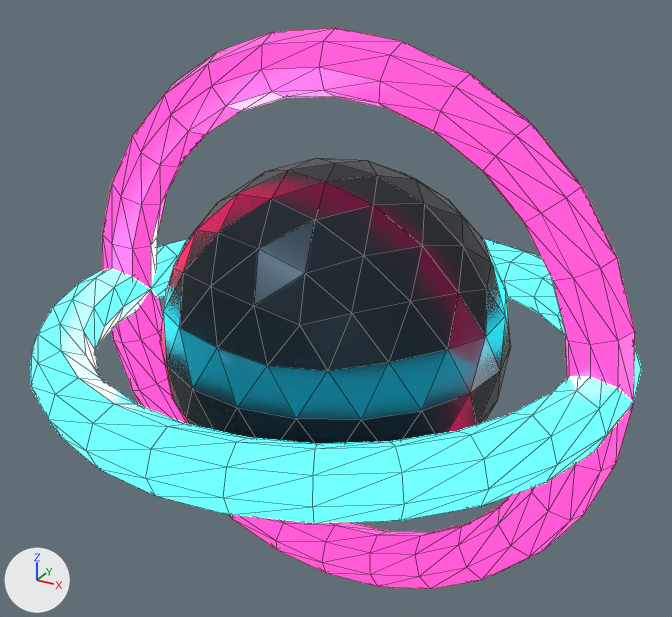
An edit to the glTF model public/assets/art/environment/grapple-anchor.glb, drawn before and after from the same camera.
One viewpoint serves both versions: a camera (50 mm lens) standing at (0.897, -1.628, 0.871) and looking at (-0.009, 0.019, 0.048). Lighting does not change. The marker at lower left points along +X, +Y and +Z. The picture after the commit comes second. Mesh edges are drawn as thin lines. Where no turn or scale is listed for an object, it has been applied to the vertices.

The first picture shows 'grapple_anchor_surface_00', 'grapple_anchor_surface_01', 'grapple_anchor_surface_02'.
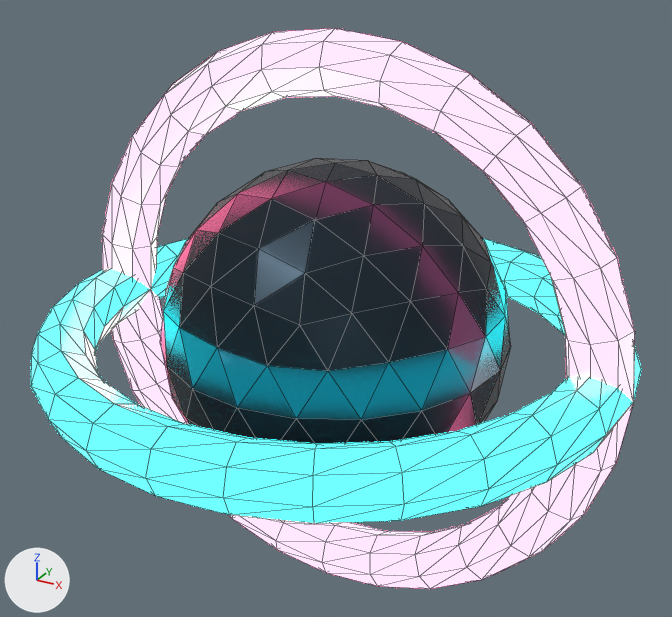
Scene script edits in JSON lines:
```json
{"op": "set", "path": "mat_roof_magenta.emission_color", "old": "(1.0, 0.02, 0.14)", "new": "(1.0, 0.176, 0.333)", "note": "pink #ff2769 -> pink #ff749c"}
```

Changed parts and their boxes (x1, y1, x2, y2) in the pictures (672 x 617 px):
```json
{"object": "grapple_anchor_surface_02", "change": "recoloured", "before": [102, 28, 635, 589], "after": [102, 28, 635, 589], "on screen": "lighter"}
```
